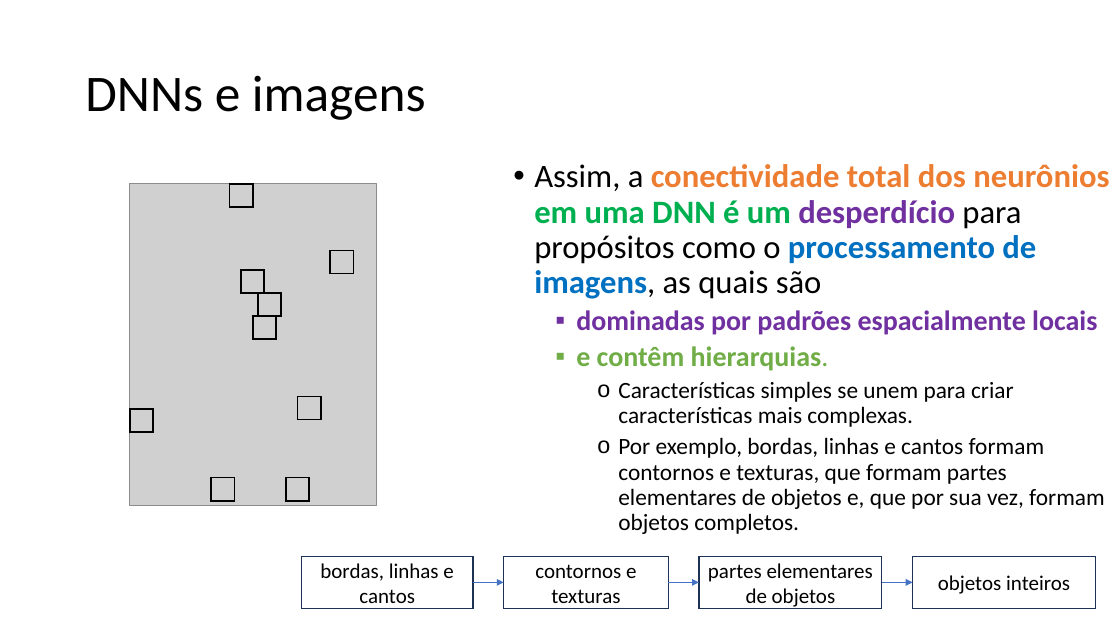
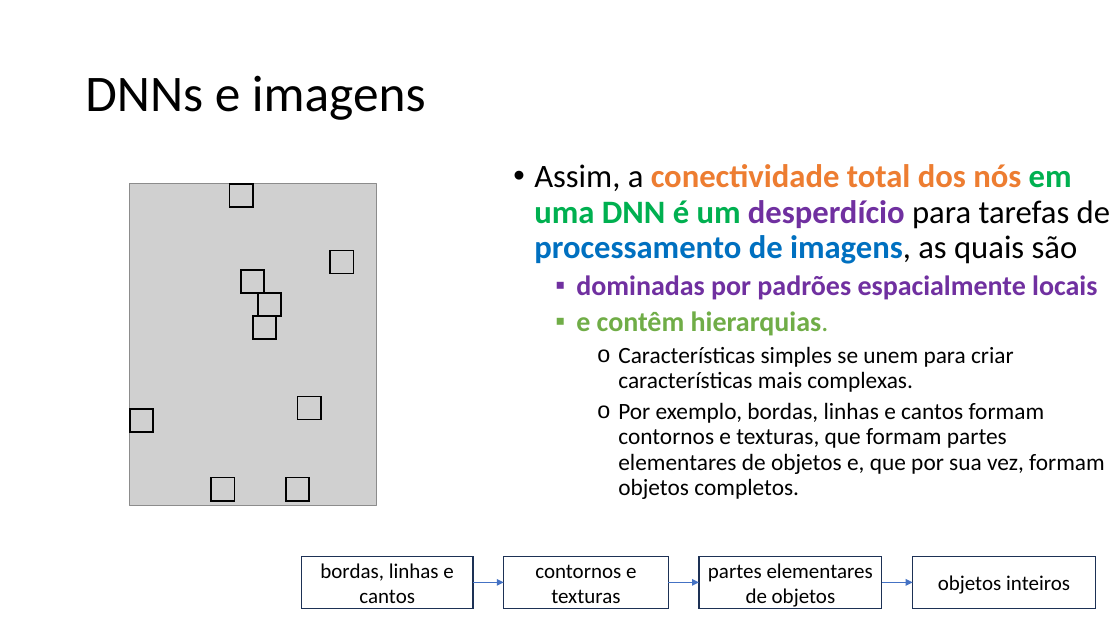
Before and after one commit to zz4fap/c24_inteligencia_artificial, a slide deck: slide 12 of slides/C24_CNN.pptx. Drawn at 1120x630 pixels with LibreOffice and Linux fonts; fonts in the diff are those of the drawing; grey boxes stand for pictures. Boxes give left, top, right and bottom in pixels: in the first picture for what was removed or moved away, otherwise in the second. Text is boxed around its words. In the diff, an @@ line names an element or a change of style, - is before the commit and + after.

```diff
--- a/slides/C24_CNN.pptx
+++ b/slides/C24_CNN.pptx
@@ text at (534,164,1110,264): text changed @@
-• Assim, a conectividade total dos neurônios em uma DNN é um desperdício para propósitos como o processamento de imagens, as quais são
+• Assim, a conectividade total dos nós em uma DNN é um desperdício para tarefas de processamento de imagens, as quais são
```
Also in this commit, not shown: 7 other slides changed.
